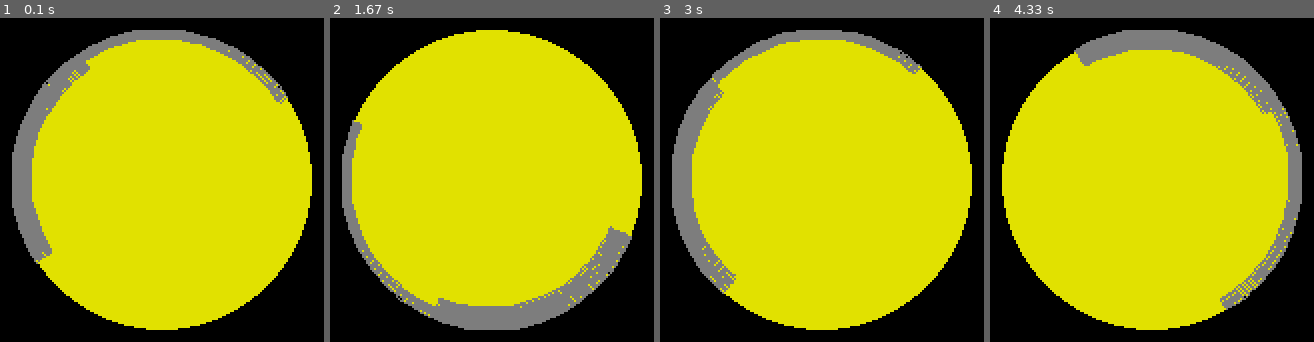
Above: before the commit, frames 1-4 (left to right).
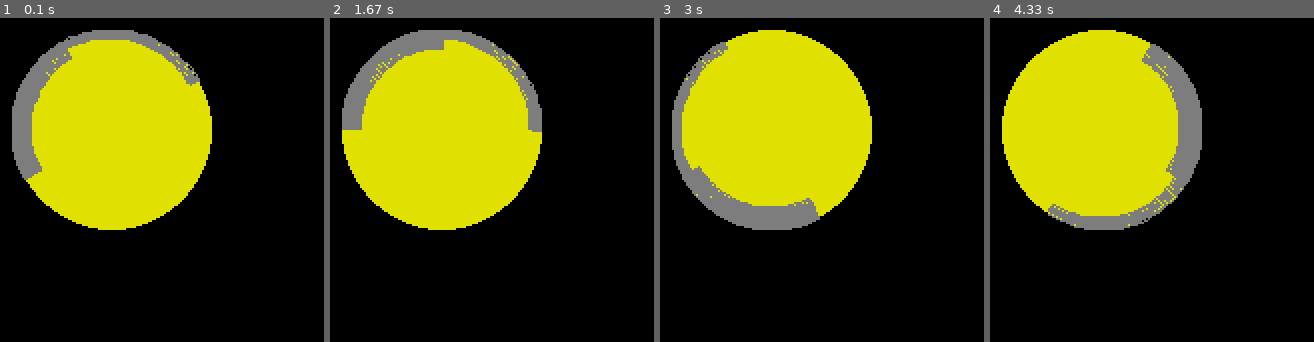
Above: after the commit, the same moments.

Repository: YoungTeurus/PYGame_Tutuorial
Game: pygame game, started from __main__.py
Same seed, same stepped clock (60 frames per second), same inputs: the game is played once before the commit and once after it.
Inputs:
- Up to frame 1 (0.1 s): no input
- Up to frame 2 (1.67 s): tap Enter at 0.33 s
- Up to frame 3 (3 s): no input
- Up to frame 4 (4.33 s): no input

The runs differ from the first frame. In frame 1, 45% of the frame differs, in the area x 3-97%, y 3-97%; in frame 2, 45%; in frame 3, 48%; in frame 4, 49%.

Commit message:
Simple working with keyboard

Diff:
--- a/__main__.py
+++ b/__main__.py
@@ -19,6 +19,13 @@
     PINK = (230, 50, 230)
     RED = (255, 0, 0)
     # Конец цветов
+
+    # Коды клавиш
+    KEY_W = 119
+    KEY_A = 97
+    KEY_S = 115
+    KEY_D = 100
+    # Конец кодов клавиш
     '''
     pygame.draw.rect(source_surface, RED, (10, 10, 100, 100))  # Где, каким цветом и что рисуем
 
@@ -31,8 +38,14 @@
     PI = 3.14
     angle = 0
     angle_in_radians = 0
-    speed = 33.3
-    circle = (50, 50, 150, 150)
+    speed = 30
+    max_speed = 180
+    x = 50
+    y = 50
+    w = 100
+    h = 100
+
+    pressed_buttons = []
 
     game_playing = True  # Запущена ли игра
 
@@ -44,9 +57,27 @@
         for event in pygame.event.get():
             if event.type == pygame.QUIT:
                 game_playing = False
+            if event.type == pygame.KEYDOWN:
+                pressed_buttons.append(event.key)
+            if event.type == pygame.KEYUP:
+                pressed_buttons.remove(event.key)
+
+        if KEY_W in pressed_buttons:
+            y -= 5
+        if KEY_S in pressed_buttons:
+            y += 5
+        if KEY_A in pressed_buttons:
+            if speed > -max_speed:
+                speed -= 10
+            x -= 5
+        if KEY_D in pressed_buttons:
+            if speed < max_speed:
+                speed += 10
+            x += 5
 
         # Изменение объектов
         source_surface.fill(BLACK)
+        circle = (x, y, w, h)
         pygame.draw.ellipse(source_surface, YELLOW, circle)
         pygame.draw.arc(source_surface, GRAY, circle, 0 + angle_in_radians, PI + angle_in_radians, 5)
         pygame.draw.arc(source_surface, GRAY, circle, PI / 2 + angle_in_radians, PI + angle_in_radians, 10)
@@ -56,6 +87,7 @@
 
         # Обновление экрана
         pygame.display.update()
+        print(pressed_buttons)
 
     pygame.quit()
 
